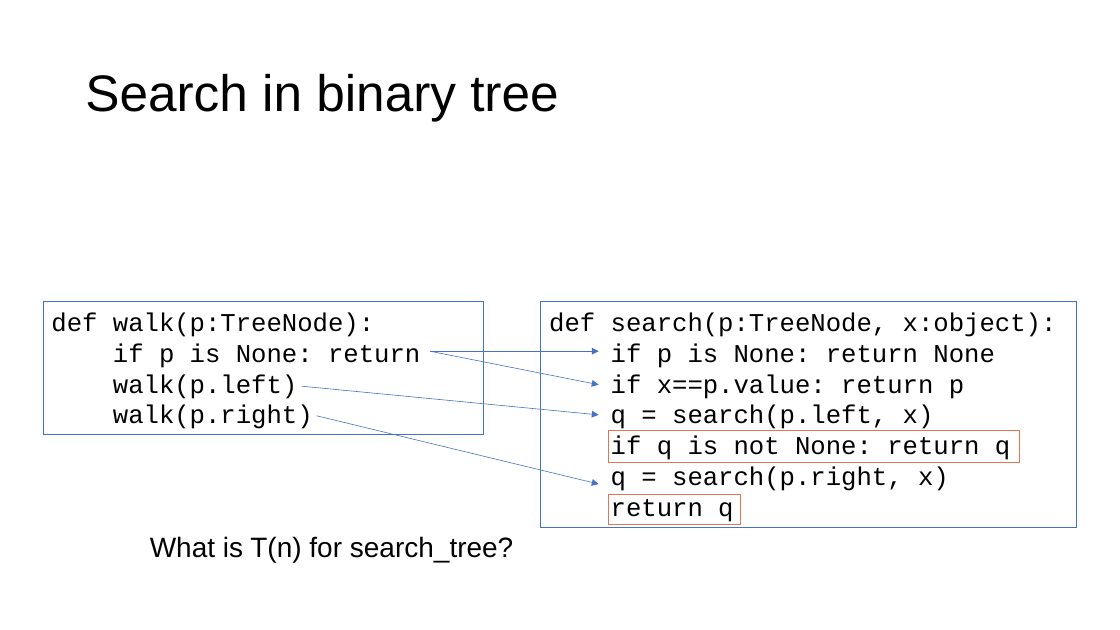
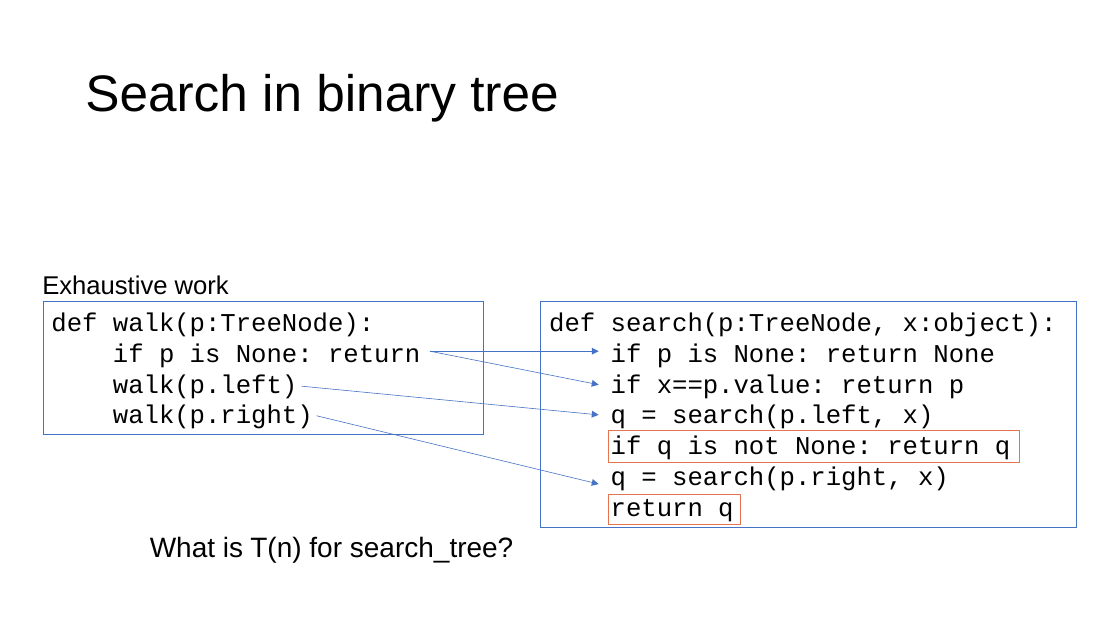
Before and after one commit to parrt/msds689, a slide deck: slide 8 of notes/walking-structures.pptx. Drawn at 1120x630 pixels with LibreOffice and Linux fonts; fonts in the diff are those of the drawing; background and template pictures are left out. Boxes give left, top, right and bottom in pixels: in the first picture for what was removed or moved away, otherwise in the second. Text is boxed around its words. In the diff, an @@ line names an element or a change of style, - is before the commit and + after.

```diff
--- a/notes/walking-structures.pptx
+++ b/notes/walking-structures.pptx
@@ text added at [42,275,229,295], 22 pt, text #000000 @@
+Exhaustive work
```
Also in this commit, not shown: 6 other slides changed, 3 other files.
